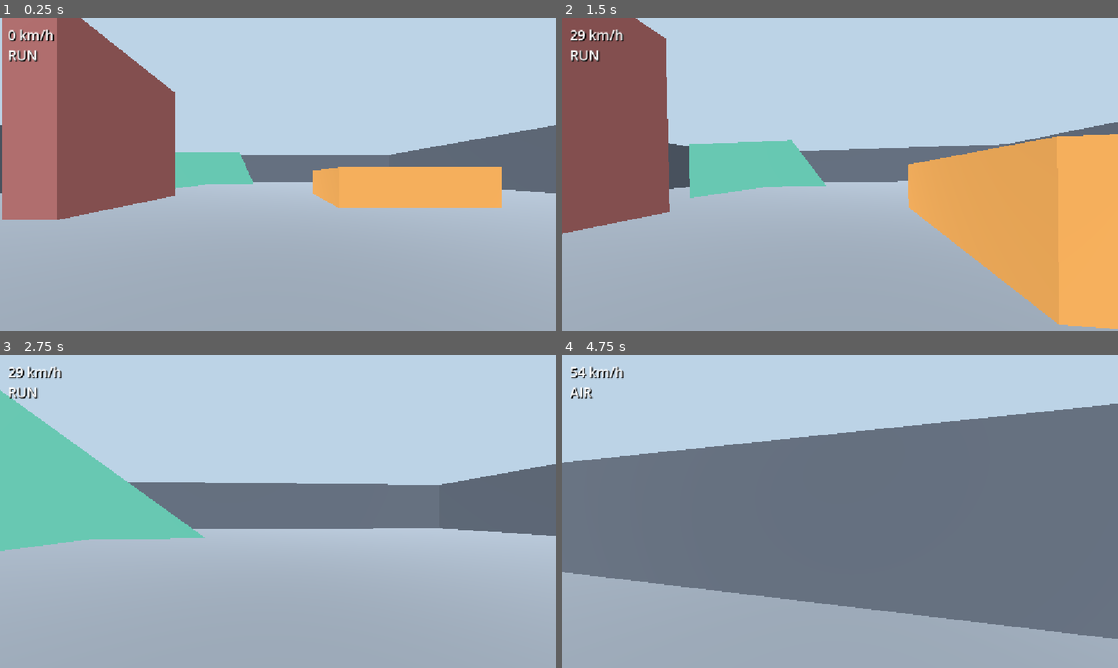
Above: before the commit, frames 1-4 (two rows, left to right).
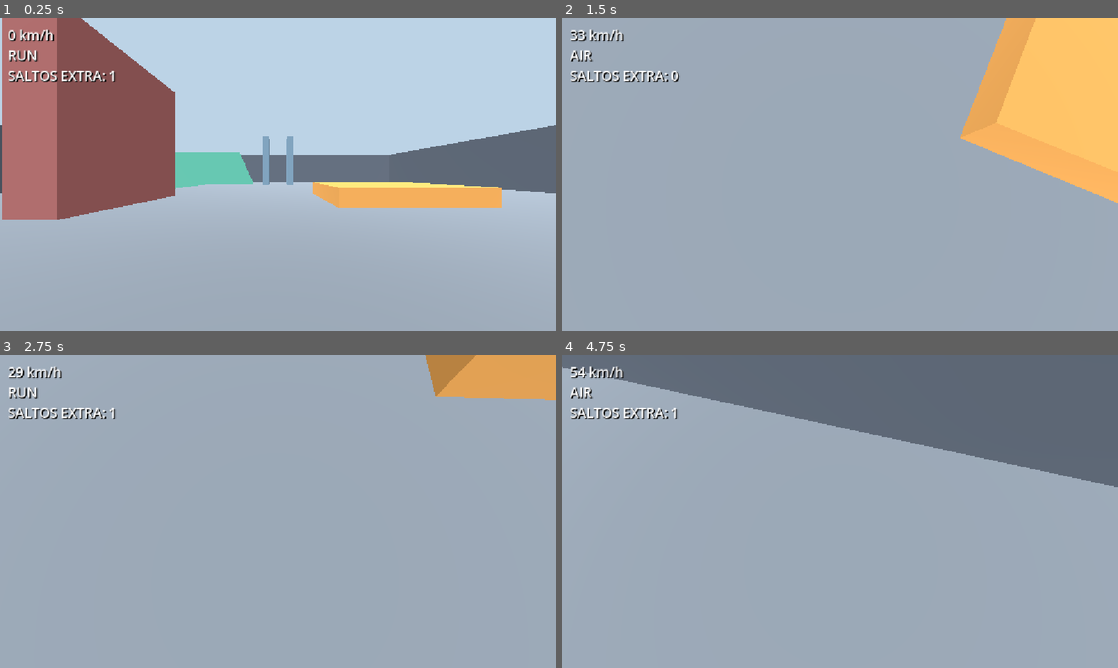
Above: after the commit, the same moments.

Repository: jado21/GameWIthGodot
Game: Godot game, scene res://test_arena.tscn
The game is run twice, just before and just after one commit, with the same random seed, the same clock (stepped at 60 frames per second) and the same inputs.
Inputs (mouse positions are in pixels of both pictures, inside the frame that each line leads up to):
- Up to frame 1 (0.25 s): no input
- Up to frame 2 (1.5 s): tap Enter at 0.5 s; move the mouse to (867, 174) at 0.52 s; hold K (look_down, bound only after the commit) 0.53-1.28 s; hold W (move_forward) from 0.53 s (still down); tap Space (jump) at 0.77, 1.07 s; tap J (look_left, bound only after the commit) at 0.8, 1.35 s; move the mouse to (812, 174) at 1.27 s
- Up to frame 3 (2.75 s): keep holding W (move_forward); tap Space (jump) at 1.52, 1.82 s; tap L (look_right, bound only after the commit) at 1.55 s; move the mouse to (289, 505) at 2.02 s; hold L (look_right, bound only after the commit) from 2.03 s (still down); tap I (look_up, bound only after the commit) at 2.3 s
- Up to frame 4 (4.75 s): keep holding W (move_forward); move the mouse to (834, 517) at 2.77 s; release L (look_right, bound only after the commit) at 2.78 s; tap I (look_up, bound only after the commit) at 2.85 s; tap Space (jump) at 3.02, 3.05, 3.32, 4.52 s; move the mouse to (878, 514) at 3.52 s; hold Space (jump) 3.53-4.28 s; tap K (look_down, bound only after the commit) at 3.8 s; move the mouse to (795, 508) at 4.27 s; tap Q (dash) at 4.35 s; tap J (look_left, bound only after the commit) at 4.55 s

The runs differ from the first frame. In frame 1, 3.0% of the frame differs, in the area x 1-91%, y 16-55%; in frame 2, 67%; in frame 3, 61%; in frame 4, 74%, in the area x 0-100%, y 0-91%.

Commit message:
Añade doble salto y salto en pared

Diff:
--- a/scripts/config.gd
+++ b/scripts/config.gd
@@ -23,6 +23,9 @@
 const DASH_CD := 0.7
 const DASH_END := 15.0
 const DOUBLE_TAP := 0.25
+const WALL_JUMP_CD := 0.25
+const WALL_MIN_HEIGHT := 1.2
+const WALL_CHECK_DISTANCE := 0.75
 const FOV := 78.0
 const FOV_MAX := 102.0
 const FOV_DASH := 10.0
@@ -32,3 +35,5 @@
 const EYE := 1.65
 const EYE_SLIDE := 0.85
 const SENS := 0.0022
+const KEY_LOOK_SPEED := 2.4
+const FOV_KICK_RECOVER := 35.0
--- a/scripts/player.gd
+++ b/scripts/player.gd
@@ -14,6 +14,9 @@
 var last_tap := {}
 var bob_time := 0.0
 var camera_roll := 0.0
+var extra_jumps := 1
+var wall_jump_cooldown := 0.0
+var fov_kick := 0.0
 
 func _ready() -> void:
 	_configure_input_map()
@@ -39,6 +42,7 @@
 func _physics_process(delta: float) -> void:
 	jump_buffer = maxf(jump_buffer - delta, 0.0)
 	dash_cooldown = maxf(dash_cooldown - delta, 0.0)
+	wall_jump_cooldown = maxf(wall_jump_cooldown - delta, 0.0)
 	var was_on_floor := is_on_floor()
 	coyote_time = Config.COYOTE if was_on_floor else maxf(coyote_time - delta, 0.0)
 	var direction := _movement_direction()
@@ -74,14 +78,25 @@
 		var gain := clampf(Config.AIR_CAP - projected, 0.0, Config.AIR_ACC * delta)
 		horizontal += direction * gain
 
-	if jump_buffer > 0.0 and coyote_time > 0.0:
-		velocity.y = Config.JUMP
-		jump_buffer = 0.0
-		coyote_time = 0.0
-		sliding = false
-	elif not was_on_floor:
+	if was_on_floor:
+		extra_jumps = 1
+	if jump_buffer > 0.0:
+		if coyote_time > 0.0:
+			velocity.y = Config.JUMP
+			jump_buffer = 0.0
+			coyote_time = 0.0
+			sliding = false
+		elif not was_on_floor:
+			var wall_normal := _high_wall_normal()
+			if wall_jump_cooldown <= 0.0 and wall_normal != Vector3.ZERO:
+				_wall_jump(wall_normal, horizontal.length())
+				jump_buffer = 0.0
+			elif extra_jumps > 0:
+				_double_jump(direction, horizontal)
+				jump_buffer = 0.0
+	if not was_on_floor:
 		velocity.y -= Config.GRAV * delta
-	else:
+	elif velocity.y <= 0.0:
 		velocity.y = minf(velocity.y, 0.0)
 
 	velocity.x = horizontal.x
@@ -112,11 +127,48 @@
 	dash_cooldown = Config.DASH_CD
 	sliding = false
 
+func _double_jump(direction: Vector3, horizontal: Vector3) -> void:
+	velocity.y = Config.JUMP * 0.85
+	extra_jumps -= 1
+	fov_kick += 5.0
+	# Conserva parte del impulso y orienta el resto al movimiento solicitado.
+	if direction.length_squared() > 0.0:
+		var speed := maxf(horizontal.length(), 8.0)
+		var pushed := horizontal * 0.4 + direction * speed * 0.6
+		velocity.x = pushed.x
+		velocity.z = pushed.z
+
+func _wall_jump(normal: Vector3, speed: float) -> void:
+	var away := (normal + -global_transform.basis.z * 0.5).normalized()
+	var jump_speed := maxf(speed, 12.0)
+	velocity.x = away.x * jump_speed
+	velocity.z = away.z * jump_speed
+	velocity.y = Config.JUMP * 0.95
+	wall_jump_cooldown = Config.WALL_JUMP_CD
+	extra_jumps = 1
+	fov_kick += 8.0
+
+func _high_wall_normal() -> Vector3:
+	# El rayo por encima de la altura mínima descarta obstáculos bajos.
+	var space := get_world_3d().direct_space_state
+	var origin := global_position + Vector3.UP * (Config.WALL_MIN_HEIGHT + 0.01)
+	for direction in [Vector3.FORWARD, Vector3.BACK, Vector3.LEFT, Vector3.RIGHT]:
+		var query := PhysicsRayQueryParameters3D.create(origin, origin + direction * Config.WALL_CHECK_DISTANCE, 0xffffffff, [get_rid()])
+		var hit := space.intersect_ray(query)
+		if not hit.is_empty() and absf(hit.normal.y) < 0.2:
+			return hit.normal.normalized()
+	return Vector3.ZERO
+
 func _update_camera(delta: float, horizontal: Vector3) -> void:
+	var keyboard_look := Config.KEY_LOOK_SPEED * delta
+	rotate_y((Input.get_action_strength("look_left") - Input.get_action_strength("look_right")) * keyboard_look)
+	camera.rotation.x = clamp(camera.rotation.x + (Input.get_action_strength("look_up") - Input.get_action_strength("look_down")) * keyboard_look, -1.5, 1.5)
 	var speed := horizontal.length()
 	var target_fov := Config.FOV + clampf((speed - Config.WALK) / 12.0, 0.0, 1.0) * (Config.FOV_MAX - Config.FOV)
 	if dash_time > 0.0:
 		target_fov += Config.FOV_DASH
+	fov_kick = move_toward(fov_kick, 0.0, delta * Config.FOV_KICK_RECOVER)
+	target_fov += fov_kick
 	camera.fov = lerpf(camera.fov, target_fov, minf(delta * 8.0, 1.0))
 	var lateral := horizontal.dot(global_transform.basis.x) / Config.SPRINT
 	var target_roll := -clampf(lateral, -1.3, 1.3) * Config.TILT * 3.0
@@ -133,7 +185,7 @@
 
 func _update_hud() -> void:
 	var state := "DODGE" if dash_time > 0.0 else "SLIDE" if sliding else "AIR" if not is_on_floor() else "RUN"
-	status.text = "%d km/h\n%s" % [round(Vector2(velocity.x, velocity.z).length() * 3.6), state]
+	status.text = "%d km/h\n%s\nSALTOS EXTRA: %d" % [round(Vector2(velocity.x, velocity.z).length() * 3.6), state, extra_jumps]
 
 func _configure_input_map() -> void:
 	_add_key("move_forward", KEY_W)
@@ -145,6 +197,10 @@
 	_add_key("slide", KEY_C)
 	_add_key("slide", KEY_CTRL)
 	_add_key("dash", KEY_Q)
+	_add_key("look_up", KEY_I)
+	_add_key("look_down", KEY_K)
+	_add_key("look_left", KEY_J)
+	_add_key("look_right", KEY_L)
 
 func _add_key(action: StringName, keycode: Key) -> void:
 	if not InputMap.has_action(action):
--- a/scripts/test_arena.gd
+++ b/scripts/test_arena.gd
@@ -8,8 +8,11 @@
 	_box(Vector3(0, 3, 25), Vector3(50, 6, 1), Color("56606e"), "ParedNorte")
 	_box(Vector3(-25, 3, 0), Vector3(1, 6, 50), Color("56606e"), "ParedOeste")
 	_box(Vector3(25, 3, 0), Vector3(1, 6, 50), Color("56606e"), "ParedEste")
-	_box(Vector3(7, 1, 5), Vector3(8, 2, 7), Color("d8994d"), "PlataformaBaja")
+	_box(Vector3(7, 0.5, 5), Vector3(8, 1, 7), Color("d8994d"), "PlataformaBaja")
 	_box(Vector3(-9, 4, 7), Vector3(2, 8, 8), Color("9a5d5d"), "ParedAlta")
+	# Pilares de 8 m con sus centros a 4 m para encadenar saltos de pared.
+	_box(Vector3(-2, 4, -15), Vector3(1, 8, 3), Color("6f8fa8"), "PilarMuroOeste")
+	_box(Vector3(2, 4, -15), Vector3(1, 8, 3), Color("6f8fa8"), "PilarMuroEste")
 	_ramp(Vector3(-8, 0, -8), 8.0, 12.0, 4.0)
 
 func _add_light() -> void:
